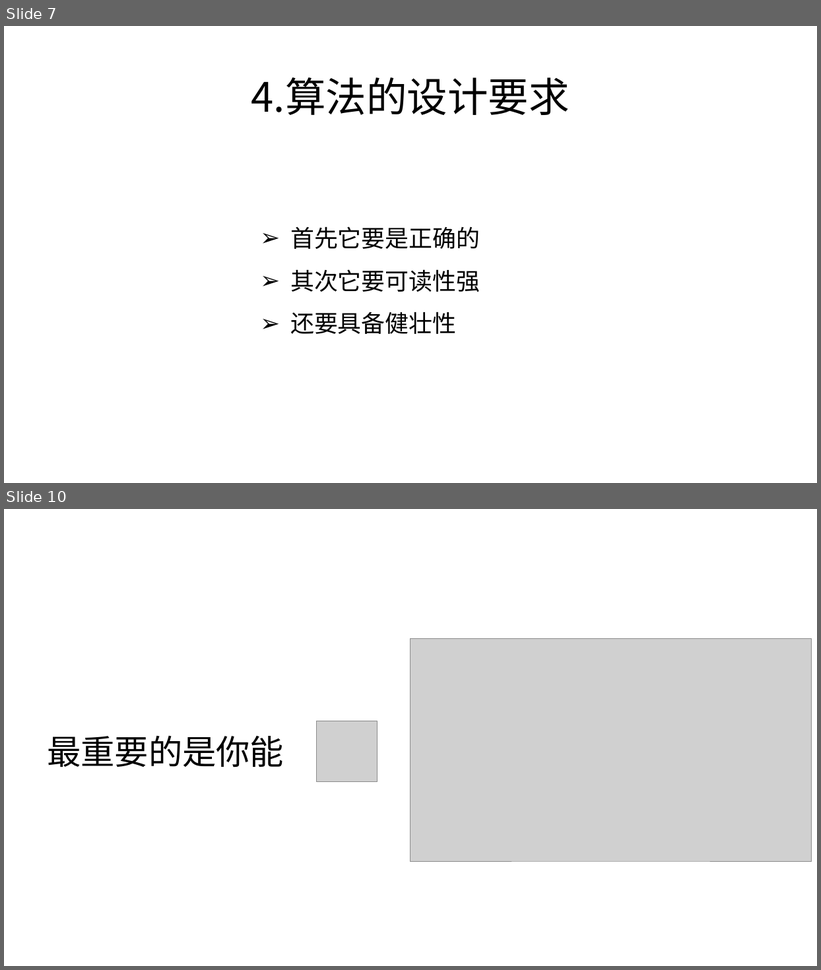
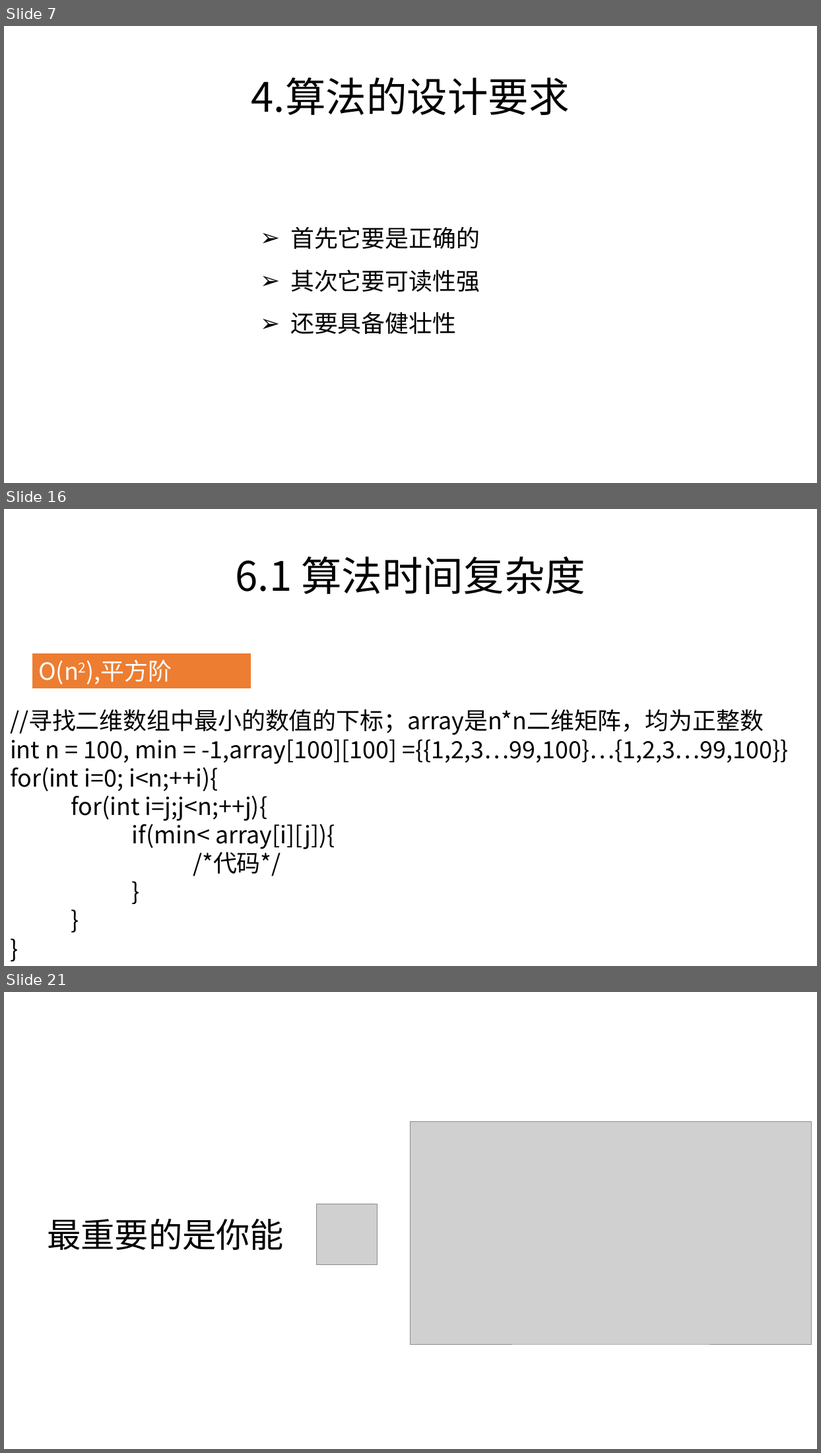
Before and after one commit to zjyesir/hmc_data_structure, a slide deck: 1.2算法.pptx. Shown one above the other, each under a label of ours: slides 7 and 10 before the commit, slides 7, 16 and 21 after it; the slides between them are not shown. The pictures are 821x970 and 821x1453 pixels, drawn with LibreOffice and Linux fonts; fonts in the diff are those of the drawing; grey boxes stand for pictures; background and template pictures are left out. Boxes give left, top, right and bottom in pixels: in the first picture for what was removed or moved away, otherwise in the second. Text is boxed around its words. In the diff, an @@ line names an element or a change of style, - is before the commit and + after.

```diff
--- a/1.2算法.pptx
+++ b/1.2算法.pptx
@@ slide 16 added at (4, 509, 817, 966), background picture (left out) @@
@@ text added at (236, 557, 585, 594), 48 pt, text #000000 @@
+6.1 算法时间复杂度
@@ rectangle added at (32, 654, 251, 689), fill #ED7D31, 28 pt, text #FFFFFF @@
+O(n2),平方阶
@@ text added at (10, 709, 789, 877), 28 pt, text #000000 @@
+//寻找二维数组中最小的数值的下标；array是n*n二维矩阵，均为正整数
+int n = 100, min = -1,array[100][100] ={{1,2,3…99,100}…{1,2,3…99,100}}
+for(int i=0; i<n;++i){
+for(int i=j;j<n;++j){
+if(min< array[i][j]){
+/*代码*/
+}
+}
+}
@@ what was slide 10 is now slide 21 @@
```
Also in this commit, not shown: 1 slide changed, 11 other slides added, 1 slide removed.
